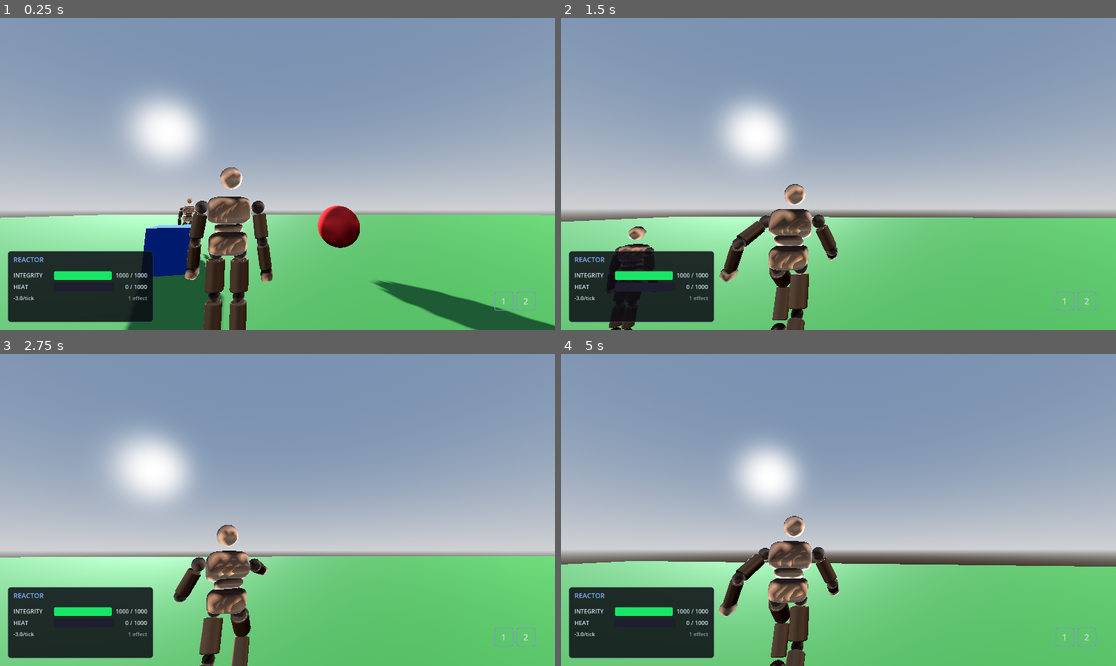
Above: before the commit, frames 1-4 (two rows, left to right).
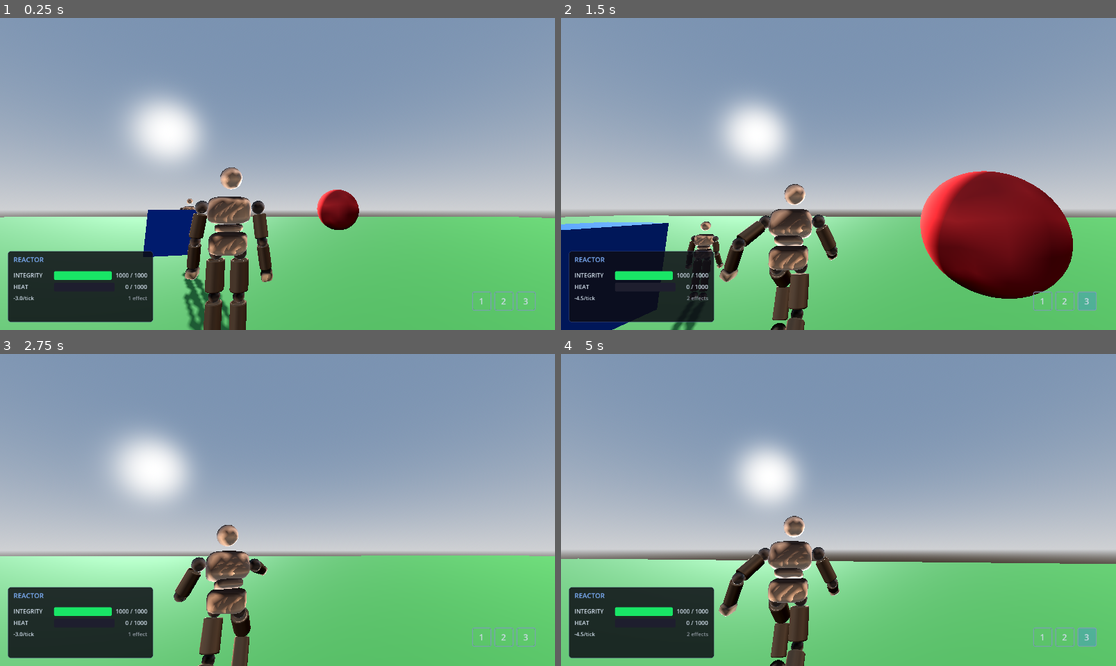
Above: after the commit, the same moments.

Repository: RonStew2019/Xenolith
Game: Godot game, scene res://main.tscn
The game is run twice, just before and just after one commit, with the same random seed, the same clock (stepped at 60 frames per second) and the same inputs.
Inputs (mouse positions are in pixels of both pictures, inside the frame that each line leads up to):
- Up to frame 1 (0.25 s): no input
- Up to frame 2 (1.5 s): tap Enter at 0.5 s; move the mouse to (866, 174) at 0.52 s; hold W (move_forward) from 0.53 s (still down); tap 3 at 0.6 s; tap Space (jump) at 0.77 s; tap Q at 0.8, 1.35 s; move the mouse to (810, 174) at 1.27 s
- Up to frame 3 (2.75 s): keep holding W (move_forward); tap Space (jump) at 1.52 s; tap 3 at 1.55 s; move the mouse to (288, 503) at 2.02 s; hold Right mouse button (cross_right) from 2.03 s (still down); tap Q at 2.3 s
- Up to frame 4 (5 s): keep holding W (move_forward); move the mouse to (832, 516) at 2.77 s; release Right mouse button (cross_right) at 2.78 s; click (832, 516) at 2.85 s; tap Space (jump) at 3.02, 3.77, 4.52 s; tap 3 at 3.05, 3.6, 4.55 s; move the mouse to (877, 513) at 3.52 s; tap Q at 3.8, 4.35 s; move the mouse to (794, 506) at 4.27 s

The runs differ from the first frame. In frame 1, 6.8% of the frame differs, in the area x 0-100%, y 48-100%; in frame 2, 15%; in frame 3, 0.5%; in frame 4, 1.5%.

Commit message:
give exit tunnel indicator during travel

Diff:
--- a/character_base.gd
+++ b/character_base.gd
@@ -10,6 +10,7 @@
 signal melee_strike(event: MeleeEvent)
 
 @export var speed: float = 5.0
+@export var speed_multiplier: float = 1.0
 @export var rotation_speed: float = 10.0
 @export var punch_reach: float = 2.5
 @export var punch_weight: float = 50.0
@@ -201,12 +202,14 @@
 
 	var is_moving := direction.length() > 0.1
 
+	var effective_speed := speed * speed_multiplier
+
 	if is_moving:
-		velocity.x = direction.x * speed
-		velocity.z = direction.z * speed
+		velocity.x = direction.x * effective_speed
+		velocity.z = direction.z * effective_speed
 	else:
-		velocity.x = move_toward(velocity.x, 0.0, speed)
-		velocity.z = move_toward(velocity.z, 0.0, speed)
+		velocity.x = move_toward(velocity.x, 0.0, effective_speed)
+		velocity.z = move_toward(velocity.z, 0.0, effective_speed)
 
 	if is_moving and _character:
 		var target_angle := atan2(direction.x, direction.z)
--- /dev/null
+++ b/combat/coil_ability.gd
@@ -0,0 +1,20 @@
+extends Ability
+class_name CoilAbility
+## Defensive stance toggle.  While active, applies a [CoilEffect] that
+## halves movement speed and cools the reactor at -15 heat/tick.
+## Press to engage, press again to disengage.
+##
+## Self-effects:
+##   • A [CoilEffect] (permanent duration, -15 heat/tick, non-stackable)
+##     that reduces [member CharacterBase.speed_multiplier] on apply and
+##     restores it on removal.
+
+
+func _init(p_input: String = "ability_3") -> void:
+	ability_name = "Coil"
+	input_action = p_input
+	activation_mode = ActivationMode.TOGGLE
+
+
+func create_self_effects(user: Node) -> Array:
+	return [CoilEffect.new(user)]
--- /dev/null
+++ b/combat/coil_effect.gd
@@ -0,0 +1,24 @@
+extends StatusEffect
+class_name CoilEffect
+## Defensive stance — slows the user to half speed but actively cools the
+## reactor at -15 heat/tick.
+##
+## Non-stackable, permanent duration (managed by TOGGLE ability lifecycle).
+## Self-cleaning: restores [member CharacterBase.speed_multiplier] on removal.
+
+## Fraction subtracted from [code]source.speed_multiplier[/code] while active.
+const SPEED_PENALTY := 0.35
+
+
+func _init(p_source: Node = null) -> void:
+	super._init("Coil", -1.5, -1, p_source, false)
+
+
+func on_apply(_reactor: Node) -> void:
+	if is_instance_valid(source):
+		source.speed_multiplier -= SPEED_PENALTY
+
+
+func on_remove(_reactor: Node) -> void:
+	if is_instance_valid(source):
+		source.speed_multiplier += SPEED_PENALTY
--- a/combat/envenom_ability.gd
+++ b/combat/envenom_ability.gd
@@ -14,5 +14,5 @@
 	return [MeleeModifierEffect.new(
 		func(event: MeleeEvent):
 			event.effects.append(PoisonEffect.new(event.user)),
-		"Envenom", 0.0, -1, user,
+		"Envenom", 0.65, -1, user,
 	)]
--- a/combat/melee_modifier_effect.gd
+++ b/combat/melee_modifier_effect.gd
@@ -27,7 +27,7 @@
 func _init(
 	p_on_strike: Callable = Callable(),
 	p_name: String = "Melee Modifier",
-	p_weight: float = 0.0,
+	p_weight: float = 0.65,
 	p_duration: int = -1,
 	p_source: Node = null,
 ) -> void:
--- a/combat/tunnel_ability.gd
+++ b/combat/tunnel_ability.gd
@@ -2,25 +2,16 @@
 class_name TunnelAbility
 ## Place a pair of bi-directional tunnel entrances.
 ##
-## INSTANT activation -- press to spawn two [TunnelNode]s: one at the
-## player's feet, another 20 m in the camera's forward direction.
-## Recasting despawns the old pair before spawning a new one.
-## Walking near either entrance and pressing Q teleports to the other.
+## INSTANT activation — each press spawns a new pair of linked
+## [TunnelNode]s via a [TunnelEffect] (handles spawning on
+## [method StatusEffect.on_apply] and despawning on
+## [method StatusEffect.on_remove]).  Tunnels are stackable — multiple
+## pairs can coexist — and each pair auto-expires after 100 ticks
+## (~10 seconds).
 ##
-## This ability is pure utility -- no StatusEffects, no heat, no reactor
-## interaction.  It overrides [method activate] entirely.
-
-## Currently-placed tunnel entrances (null when none exist).
-var _tunnel_a: Node3D = null
-var _tunnel_b: Node3D = null
-
-## Distance (metres) from the player to the second tunnel.
-const PAIR_DISTANCE := 20.0
-
-## Vertical offset from CharacterBody3D origin to capsule bottom (floor).
-## Derived from player.tscn: CollisionShape3D.y (0.82) - CapsuleShape3D
-## half-height (1.0) = -0.18.
-const FEET_Y_OFFSET := -0.18
+## Self-effects:
+##   • A [TunnelEffect] (100-tick duration, 75 heat/tick) that owns the
+##     tunnel pair and carries the heat cost.
 
 
 func _init(p_input: String = "ability_2") -> void:
@@ -29,52 +20,13 @@
 	activation_mode = ActivationMode.INSTANT
 
 
-## Override -- skip the reactor/effect pipeline entirely.
-func activate(user: Node) -> void:
-	_despawn_tunnels()
-	_spawn_tunnels(user)
+func create_self_effects(user: Node) -> Array:
+	return [TunnelEffect.new(user)]
 
 
-## Override -- clean up tunnels even though INSTANT never sets _active.
-func force_deactivate(_user: Node) -> void:
-	_despawn_tunnels()
-
-
-# -- Internals -------------------------------------------------------------
-
-func _spawn_tunnels(user: Node) -> void:
-	var scene_root := user.get_tree().current_scene
-
-	# Horizontal forward from the camera pivot (pitch-flattened).
-	var cam_forward: Vector3 = -user._camera_pivot.global_transform.basis.z
-	var forward := Vector3(cam_forward.x, 0.0, cam_forward.z).normalized()
-
-	# Floor Y: player origin sits below the capsule bottom by FEET_Y_OFFSET.
-	var origin: Vector3 = user.global_position
-	var floor_y: float = origin.y + FEET_Y_OFFSET
-
-	# Tunnel A -- at the player's feet on the ground.
-	_tunnel_a = TunnelNode.new()
-	_tunnel_a.name = "TunnelA"
-	scene_root.add_child(_tunnel_a)
-	_tunnel_a.global_position = Vector3(origin.x, floor_y, origin.z)
-
-	# Tunnel B -- 20 m ahead, same ground level.
-	_tunnel_b = TunnelNode.new()
-	_tunnel_b.name = "TunnelB"
-	scene_root.add_child(_tunnel_b)
-	var ahead: Vector3 = origin + forward * PAIR_DISTANCE
-	_tunnel_b.global_position = Vector3(ahead.x, floor_y, ahead.z)
-
-	# Link them together.
-	_tunnel_a.partner = _tunnel_b
-	_tunnel_b.partner = _tunnel_a
-
-
-func _despawn_tunnels() -> void:
-	if is_instance_valid(_tunnel_a):
-		_tunnel_a.queue_free()
-	_tunnel_a = null
-	if is_instance_valid(_tunnel_b):
-		_tunnel_b.queue_free()
-	_tunnel_b = null
+## Hard cleanup on death or loadout swap — destroy tunnels unconditionally.
+func force_deactivate(user: Node) -> void:
+	var reactor := _get_reactor(user)
+	if reactor:
+		reactor.remove_effects_by_name("Tunnel")
+	_applied_effects.clear()
--- /dev/null
+++ b/combat/tunnel_effect.gd
@@ -0,0 +1,71 @@
+extends StatusEffect
+class_name TunnelEffect
+## Manages a bi-directional tunnel pair's full lifecycle.
+##
+## Spawns two linked [TunnelNode] entrances on apply — one at the player's
+## feet, another [constant PAIR_DISTANCE] metres in the camera's forward
+## direction — and frees them on remove.
+##
+## Stackable: multiple tunnel pairs can coexist.  Each instance expires
+## after 100 ticks (~10 seconds), auto-despawning its pair via
+## [method on_remove].
+##
+## Contributes 75 heat/tick for its duration, making sustained tunnel
+## usage a serious reactor commitment.
+
+## Distance (metres) from the player to the second tunnel.
+const PAIR_DISTANCE := 20.0
+
+## Vertical offset from CharacterBody3D origin to capsule bottom (floor).
+## Derived from player.tscn: CollisionShape3D.y (0.82) - CapsuleShape3D
+## half-height (1.0) = -0.18.
+const FEET_Y_OFFSET := -0.18
+
+## Currently-placed tunnel entrances (null when none exist).
+var _tunnel_a: Node3D = null
+var _tunnel_b: Node3D = null
+
+
+func _init(p_source: Node = null) -> void:
+	super._init("Tunnel", 1.0, 300, p_source, true)
+
+
+func on_apply(reactor: Node) -> void:
+	var scene_root := source.get_tree().current_scene
+
+	# Horizontal forward from the camera pivot (pitch-flattened).
+	var cam_forward: Vector3 = -source._camera_pivot.global_transform.basis.z
+	var forward := Vector3(cam_forward.x, 0.0, cam_forward.z).normalized()
+
+	# Floor Y derived from capsule geometry.
+	var origin: Vector3 = source.global_position
+	var floor_y: float = origin.y + FEET_Y_OFFSET
+
+	# Tunnel A -- at the player's feet on the ground.
+	_tunnel_a = TunnelNode.new()
+	_tunnel_a.name = "TunnelA"
+	scene_root.add_child(_tunnel_a)
+	_tunnel_a.global_position = Vector3(origin.x, floor_y, origin.z)
+
+	# Tunnel B -- PAIR_DISTANCE metres ahead, same ground level.
+	_tunnel_b = TunnelNode.new()
+	_tunnel_b.name = "TunnelB"
+	scene_root.add_child(_tunnel_b)
+	var ahead: Vector3 = origin + forward * PAIR_DISTANCE
+	_tunnel_b.global_position = Vector3(ahead.x, floor_y, ahead.z)
+
+	# Link them together.
+	_tunnel_a.partner = _tunnel_b
+	_tunnel_b.partner = _tunnel_a
+
+	# Immediately send the player through tunnel A → B.
+	_tunnel_a.travel(source)
+
+
+func on_remove(reactor: Node) -> void:
+	if is_instance_valid(_tunnel_a):
+		_tunnel_a.queue_free()
+	_tunnel_a = null
+	if is_instance_valid(_tunnel_b):
+		_tunnel_b.queue_free()
+	_tunnel_b = null
--- a/combat/tunnel_node.gd
+++ b/combat/tunnel_node.gd
@@ -16,6 +16,24 @@
 ## The player body currently inside the proximity zone (or null).
 var _nearby_player: Node = null
 
+## True while a player is being tweened through this tunnel.
+var _is_traveling: bool = false
+
+## Reference to the active travel tween (for cleanup on early despawn).
+var _travel_tween: Tween = null
+
+## Reference to the player currently mid-travel (for cleanup on early despawn).
+var _traveling_player: Node = null
+
+## Reference to the destination tunnel during travel (for highlight cleanup).
+var _travel_destination: TunnelNode = null
+
+## Highlight ring shown on the destination tunnel while a player is traveling.
+var _highlight: MeshInstance3D = null
+
+## Inverted cone floating above the destination tunnel while a player is traveling.
+var _highlight_cone: MeshInstance3D = null
+
 # -- Palette & Dimensions --------------------------------------------------
 
 const ENTRANCE_COLOR := Color(0.02, 0.02, 0.02)
@@ -36,9 +54,14 @@
 	_build_entrance()
 	_build_rocks()
 	_build_proximity_area()
+	_build_highlight()
 
 
 func _exit_tree() -> void:
+	# If this node is the highlighted destination being freed, turn off the ring.
+	hide_highlight()
+	# If a player is mid-travel when this tunnel is freed, clean up safely.
+	_abort_travel()
 	# Hide the interaction prompt if the tunnel is removed while a player
 	# is still inside the proximity zone.
 	if _nearby_player and is_instance_valid(_nearby_player):
@@ -60,17 +83,119 @@
 
 # -- Public API ------------------------------------------------------------
 
-## Teleport [param player] to the partner tunnel entrance.
+## Animate [param player] through the tunnel to the partner entrance.
+## Three-phase tween: sink → underground travel → rise.
 func travel(player: Node) -> void:
+	if _is_traveling:
+		return
 	if not partner or not is_instance_valid(partner):
 		return
-	# Land slightly above the partner so the character doesn't clip.
-	player.global_position = partner.global_position + Vector3.UP * TRAVEL_Y_OFFSET
-	# Dismiss the prompt -- the player is leaving this tunnel's zone.
+
+	# Dismiss prompt and clear proximity before we begin.
 	var prompt = player.get("_interaction_prompt")
 	if prompt:
 		prompt.hide_prompt()
 	_nearby_player = null
+
+	# Lock player movement for the duration of travel.  Unhandled input stays
+	# enabled so the player can still look around (mouse look only touches
+	# _camera_pivot rotation and doesn't need physics processing).
+	_is_traveling = true
+	_traveling_player = player
+	_travel_destination = partner
+	player.set_physics_process(false)
+
+	# Light up the destination tunnel so the player can see where they're going.
+	partner.show_highlight()
+	player.velocity = Vector3.ZERO
+
+	# Waypoints.
+	var sink_pos: Vector3 = global_position + Vector3.DOWN * 0.5
+	var partner_underground: Vector3 = partner.global_position + Vector3.DOWN * 0.5
+	var emerge_pos: Vector3 = partner.global_position + Vector3.UP * TRAVEL_Y_OFFSET
+
+	# Speed-based underground travel duration.
+	var travel_dist: float = global_position.distance_to(partner.global_position)
+	var travel_duration: float = travel_dist / (player.speed * 1.75)
+
+	var tween := player.create_tween()
+	_travel_tween = tween
+
+	# Phase 1: Sink into tunnel (parallel scale + position, ~0.3s).
+	tween.tween_property(player._character, "scale", Vector3(0.3, 0.3, 0.3), 0.3)
+	tween.parallel().tween_property(player, "global_position", sink_pos, 0.3)
+
+	# Phase 2: Travel underground (sequential — starts after Phase 1 completes).
+	tween.tween_property(player, "global_position", partner_underground, travel_duration)
+
+	# Phase 3: Rise from partner tunnel (parallel scale + position, ~0.3s).
+	tween.tween_property(player._character, "scale", Vector3.ONE, 0.3)
+	tween.parallel().tween_property(player, "global_position", emerge_pos, 0.3)
+
+	# Cleanup: re-enable player control (sequential — after Phase 3).
+	tween.tween_callback(_finish_travel)
+
+
+## Called when the travel tween completes normally.
+func _finish_travel() -> void:
+	if _traveling_player and is_instance_valid(_traveling_player):
+		_traveling_player.set_physics_process(true)
+	if _travel_destination and is_instance_valid(_travel_destination):
+		_travel_destination.hide_highlight()
+	_traveling_player = null
+	_travel_destination = null
+	_travel_tween = null
+	_is_traveling = false
+
+
+## Abort an in-progress travel, restoring the player to a safe state.
+## Called from [method _exit_tree] when the tunnel is freed mid-travel.
+func _abort_travel() -> void:
+	if not _is_traveling:
+		return
+
+	# Kill the tween immediately.
+	if _travel_tween and _travel_tween.is_valid():
+		_travel_tween.kill()
+	_travel_tween = null
+
+	if _traveling_player and is_instance_valid(_traveling_player):
+		# Restore model scale in case we were mid-shrink/grow.
+		if _traveling_player._character:
+			_traveling_player._character.scale = Vector3.ONE
+		# Try to surface the player at the partner; fall back to current pos.
+		if partner and is_instance_valid(partner):
+			_traveling_player.global_position = (
+				partner.global_position + Vector3.UP * TRAVEL_Y_OFFSET
+			)
+		else:
+			# No valid partner — nudge upward so we're not stuck underground.
+			_traveling_player.global_position.y += TRAVEL_Y_OFFSET + 0.5
+		# Re-enable control.
+		_traveling_player.set_physics_process(true)
+	if _travel_destination and is_instance_valid(_travel_destination):
+		_travel_destination.hide_highlight()
+	_traveling_player = null
+	_travel_destination = null
+	_is_traveling = false
+
+
+# -- Highlight API ---------------------------------------------------------
+
+## Show the x-ray highlight ring on this tunnel entrance.
+func show_highlight() -> void:
+	if _highlight:
+		_highlight.visible = true
+	if _highlight_cone:
+		_highlight_cone.visible = true
+
+
+## Hide the x-ray highlight visuals on this tunnel entrance.
+func hide_highlight() -> void:
+	if _highlight:
+		_highlight.visible = false
+	if _highlight_cone:
+		_highlight_cone.visible = false
 
 
 # -- Visual Construction ---------------------------------------------------
@@ -152,6 +277,45 @@
 		add_child(mesh_inst)
 
 
+func _build_highlight() -> void:
+	_highlight = MeshInstance3D.new()
+
+	var torus := TorusMesh.new()
+	var major_radius := ENTRANCE_RADIUS + 0.1   # Centre of the tube ring.
+	var minor_radius := 0.04                     # Tube thickness.
+	torus.inner_radius = major_radius - minor_radius
+	torus.outer_radius = major_radius + minor_radius
+	torus.rings = 32
+	torus.ring_segments = 8
+	_highlight.mesh = torus
+
+	var mat := StandardMaterial3D.new()
+	mat.shading_mode = BaseMaterial3D.SHADING_MODE_UNSHADED
+	mat.albedo_color = Color(1.0, 0.5, 0.0, 0.85)
+	mat.transparency = BaseMaterial3D.TRANSPARENCY_ALPHA
+	mat.no_depth_test = true
+	mat.render_priority = 10
+	_highlight.material_override = mat
+
+	_highlight.position = Vector3(0.0, 0.05, 0.0)
+	_highlight.visible = false
+	add_child(_highlight)
+
+	# Inverted cone floating above the entrance, sharing the same material.
+	_highlight_cone = MeshInstance3D.new()
+	var cone := CylinderMesh.new()
+	cone.top_radius = 0.0
+	cone.bottom_radius = 0.3
+	cone.height = 0.5
+	cone.radial_segments = 16
+	_highlight_cone.mesh = cone
+	_highlight_cone.material_override = mat
+	_highlight_cone.position = Vector3(0.0, 0.8, 0.0)
+	_highlight_cone.rotation.x = PI
+	_highlight_cone.visible = false
+	add_child(_highlight_cone)
+
+
 # -- Proximity Area --------------------------------------------------------
 
 func _build_proximity_area() -> void:
--- a/main.tscn
+++ b/main.tscn
@@ -44,7 +44,7 @@
 shadow_enabled = true
 
 [node name="Ground" type="MeshInstance3D" parent="." unique_id=120757685]
-transform = Transform3D(6.1, 0, 0, 0, 1, 0, 0, 0, 4.4, 12, 0, -9)
+transform = Transform3D(7.2000003, 0, 0, 0, 1, 0, 0, 0, 5.7000003, -4, -1, 0.8999996)
 mesh = SubResource("plane_mesh")
 surface_material_override/0 = SubResource("ground_mat")
 
--- a/player.gd
+++ b/player.gd
@@ -22,6 +22,7 @@
 var _ability_keys: Dictionary = {
 	KEY_1: "ability_1",
 	KEY_2: "ability_2",
+	KEY_3: "ability_3",
 }
 
 
@@ -56,9 +57,10 @@
 	_loadout = Loadout.new()
 	_loadout.add_ability(EnvenomAbility.new("ability_1"))
 	_loadout.add_ability(TunnelAbility.new("ability_2"))
+	_loadout.add_ability(CoilAbility.new("ability_3"))
 
 	var bar := AbilityBar.new()
-	bar.bind(_loadout, { "ability_1": "1", "ability_2": "2" })
+	bar.bind(_loadout, { "ability_1": "1", "ability_2": "2", "ability_3": "3" })
 	_hud_layer.add_child(bar)
 
 
Not shown, added: combat/coil_ability.gd.uid
Not shown, added: combat/coil_effect.gd.uid
Not shown, added: combat/tunnel_effect.gd.uid
